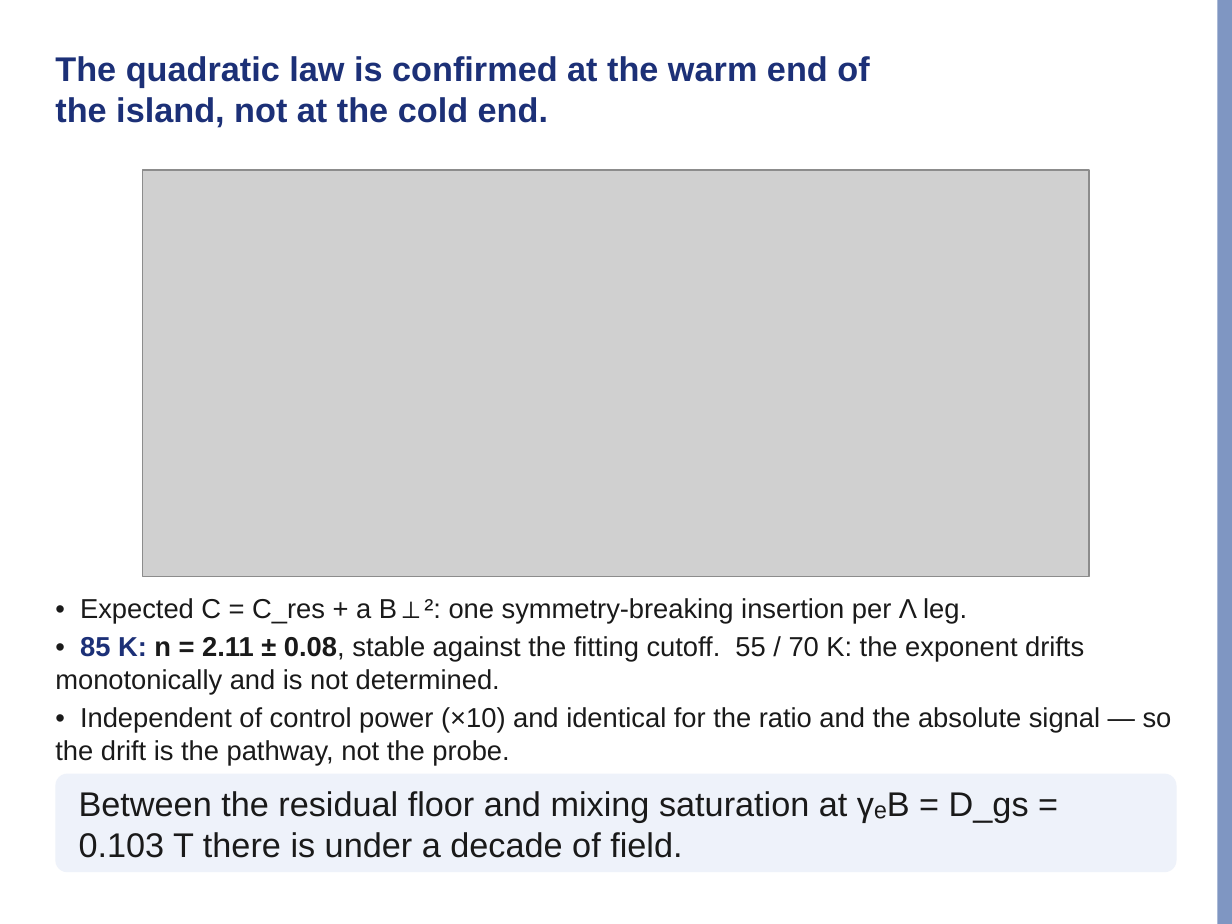
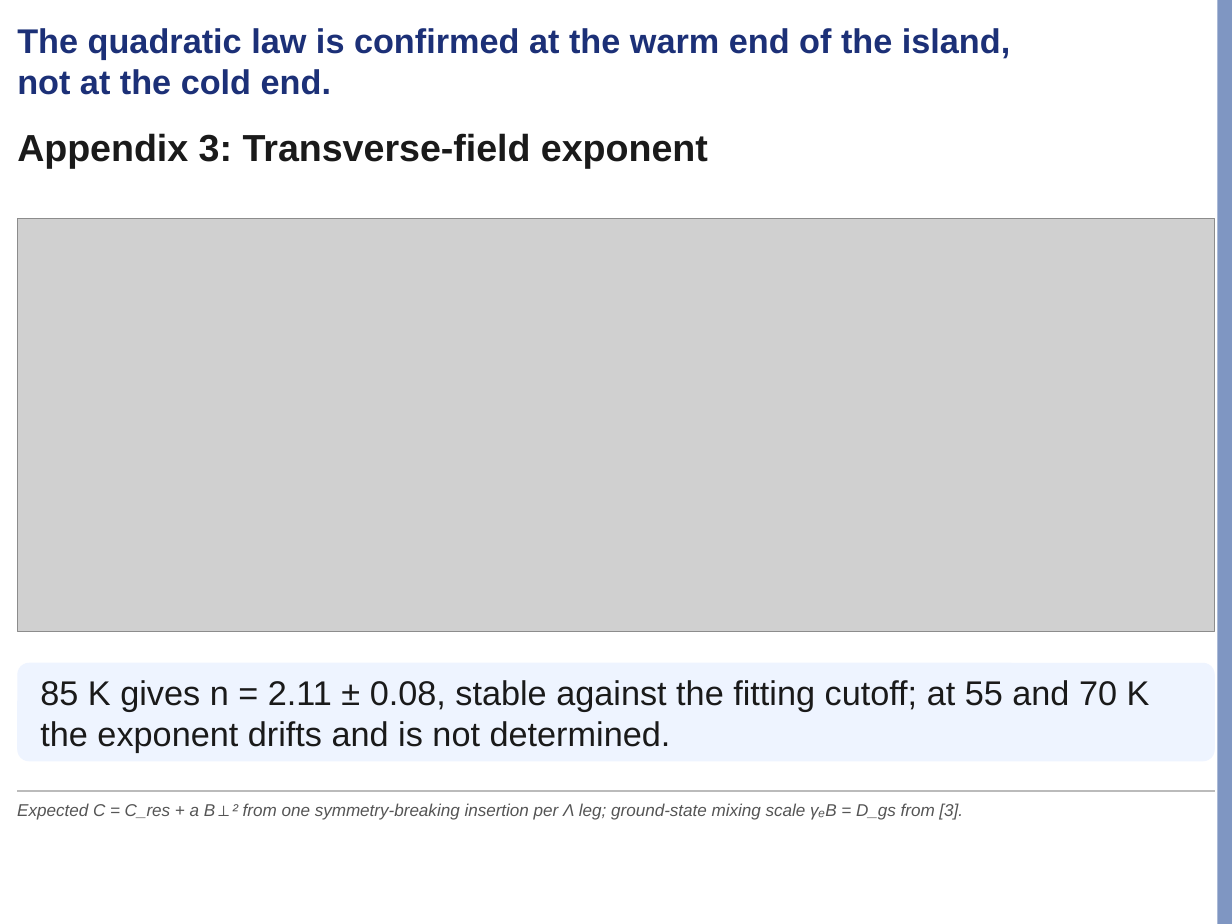
Before and after one commit to Risei412/NV-EIT-space, a slide deck: slide 24 of presentations/lab_seminar/nv_eit_seminar.pptx. Drawn at 1232x924 pixels with LibreOffice and Linux fonts; fonts in the diff are those of the drawing; grey boxes stand for pictures; background and template pictures are left out. Boxes give left, top, right and bottom in pixels: in the first picture for what was removed or moved away, otherwise in the second. Text is boxed around its words. In the diff, an @@ line names an element or a change of style, - is before the commit and + after.

```diff
--- a/presentations/lab_seminar/nv_eit_seminar.pptx
+++ b/presentations/lab_seminar/nv_eit_seminar.pptx
@@ text "The quadratic law is confirmed ..." rewrapped from bbox=[55, 56, 869, 128] to bbox=[17, 28, 1010, 95] @@
@@ text added at bbox=[17, 133, 708, 169], 22 pt, text #1A1A1A, bold @@
+Appendix 3: Transverse-field exponent
@@ picture: place and size @@
-picture at bbox=[143, 170, 1089, 577]
+picture at bbox=[17, 218, 1215, 632]
@@ text removed at bbox=[55, 598, 1172, 766] @@
-• Expected C = C_res + a B⊥²: one symmetry-breaking insertion per Λ leg.
-• 85 K: n = 2.11 ± 0.08, stable against the fitting cutoff. 55 / 70 K: the exponent drifts monotonically and is not determined.
-• Independent of control power (×10) and identical for the ratio and the absolute signal — so the drift is the pathway, not the probe.
@@ rounded rectangle "85 K gives n = ...": place and size @@
-rounded rectangle "85 K gives n = ..." at bbox=[55, 774, 1177, 872]
+rounded rectangle "85 K gives n = ..." at bbox=[17, 663, 1215, 761]
@@ rounded rectangle "85 K gives n = ..." at bbox=[17, 663, 1215, 761]: fill #EEF2FA to #EEF4FF @@
@@ text in rounded rectangle at bbox=[40, 680, 1150, 752]: text changed @@
-Between the residual floor and mixing saturation at γₑB = D_gs = 0.103 T there is under a decade of field.
+85 K gives n = 2.11 ± 0.08, stable against the fitting cutoff; at 55 and 70 K the exponent drifts and is not determined.
@@ line added from (17, 791) to (1215, 791), #BBBBBB 0.75 pt @@
@@ text added at bbox=[17, 803, 963, 820], 10 pt, text #555555, italic @@
+Expected C = C_res + a B⊥² from one symmetry-breaking insertion per Λ leg; ground-state mixing scale γₑB = D_gs from [3].
```
Also in this commit, not shown: 20 other slides changed, 1 slide added, 1 slide removed, 13 other files.
